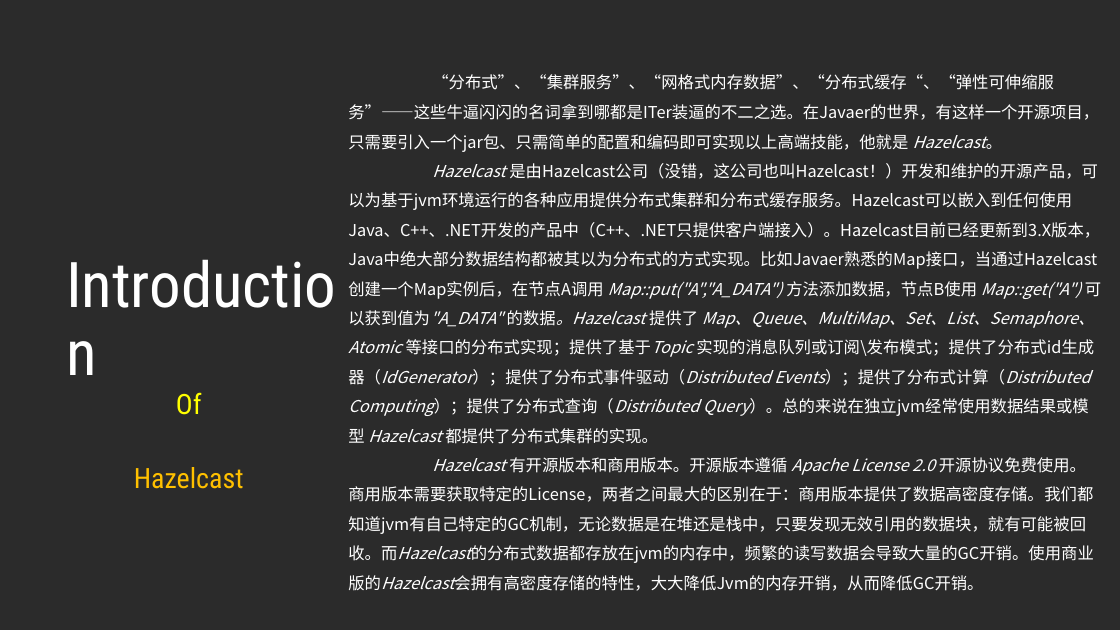
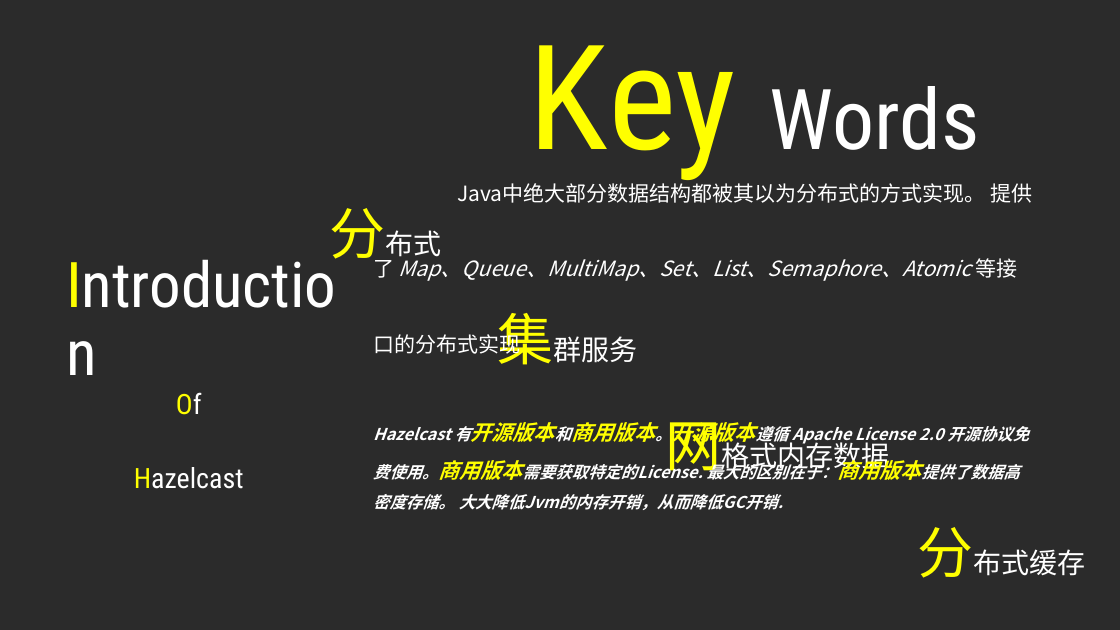
Before and after one commit to DamienJScott/TRAINING-HAZELCAST-SAMPLE, a slide deck: slide 3 of Presentation/Hazelcast-Damien.pptx. Drawn at 1120x630 pixels with LibreOffice and Linux fonts; fonts in the diff are those of the drawing; background and template pictures are left out; a plain dark background stands for a picture behind light text. Boxes give left, top, right and bottom in pixels: in the first picture for what was removed or moved away, otherwise in the second. Text is boxed around its words. In the diff, an @@ line names an element or a change of style, - is before the commit and + after.

Commit message:
modify the ppt

```diff
--- a/Presentation/Hazelcast-Damien.pptx
+++ b/Presentation/Hazelcast-Damien.pptx
@@ text added at (330, 45, 1086, 578), 24 pt, text #FFFFFF @@
+Key Words
+分布式
+集群服务
+网格式内存数据
+分布式缓存
@@ text removed at (348, 74, 1101, 591) @@
-“分布式”、“集群服务”、“网格式内存数据”、“分布式缓存“、“弹性可伸缩服务”——这些牛逼闪闪的名词拿到哪都是ITer装逼的不二之选。在Javaer的世界，有这样一个开源项目，只需要引入一个jar包、只需简单的配置和编码即可实现以上高端技能，他就是 Hazelcast。
-Hazelcast 是由Hazelcast公司（没错，这公司也叫Hazelcast！）开发和维护的开源产品，可以为基于jvm环境运行的各种应用提供分布式集群和分布式缓存服务。Hazelcast可以嵌入到任何使用Java、C++、.NET开发的产品中（C++、.NET只提供客户端接入）。Hazelcast目前已经更新到3.X版本，Java中绝大部分数据结构都被其以为分布式的方式实现。比如Javaer熟悉的Map接口，当通过Hazelcast创建一个Map实例后，在节点A调用 Map::put("A","A_DATA") 方法添加数据，节点B使用 Map::get("A") 可以获到值为"A_DATA" 的数据。Hazelcast 提供了 Map、Queue、MultiMap、Set、List、Semaphore、Atomic 等接口的分布式实现；提供了基于Topic 实现的消息队列或订阅\发布模式；提供了分布式id生成器（IdGenerator）；提供了分布式事件驱动（Distributed Events）；提供了分布式计算（Distributed Computing）；提供了分布式查询（Distributed Query）。总的来说在独立jvm经常使用数据结果或模型 Hazelcast 都提供了分布式集群的实现。
-Hazelcast 有开源版本和商用版本。开源版本遵循 Apache License 2.0 开源协议免费使用。商用版本需要获取特定的License，两者之间最大的区别在于：商用版本提供了数据高密度存储。我们都知道jvm有自己特定的GC机制，无论数据是在堆还是栈中，只要发现无效引用的数据块，就有可能被回收。而Hazelcast的分布式数据都存放在jvm的内存中，频繁的读写数据会导致大量的GC开销。使用商业版的Hazelcast会拥有高密度存储的特性，大大降低Jvm的内存开销，从而降低GC开销。
@@ text added at (373, 183, 1032, 510), 18 pt, text #FFFFFF, bold, italic @@
+Java中绝大部分数据结构都被其以为分布式的方式实现。 提供了 Map、Queue、MultiMap、Set、List、Semaphore、Atomic 等接口的分布式实现
+Hazelcast 有开源版本和商用版本。开源版本遵循 Apache License 2.0 开源协议免费使用。商用版本需要获取特定的License. 最大的区别在于：商用版本提供了数据高密度存储。 大大降低Jvm的内存开销，从而降低GC开销.
@@ title "Introduction" at (58, 249, 346, 371): text colour #FFFFFF to #FFFF00 in "Introduction" @@
@@ text "Of" at (134, 392, 244, 489): text colour #FFFF00 to #FFFFFF in "Of"; text colour #FFC000 to #FFFF00, text colour #FFC000 to #FFFFFF in "Hazelcast" @@
```
Also in this commit, not shown: 5 other slides changed, 5 slides added.
